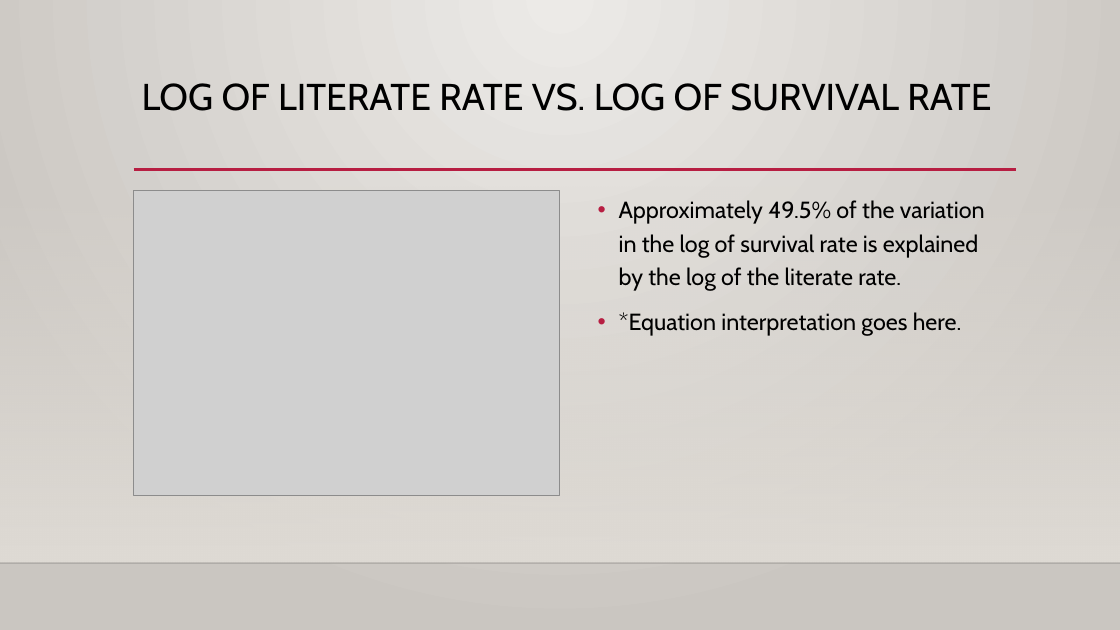
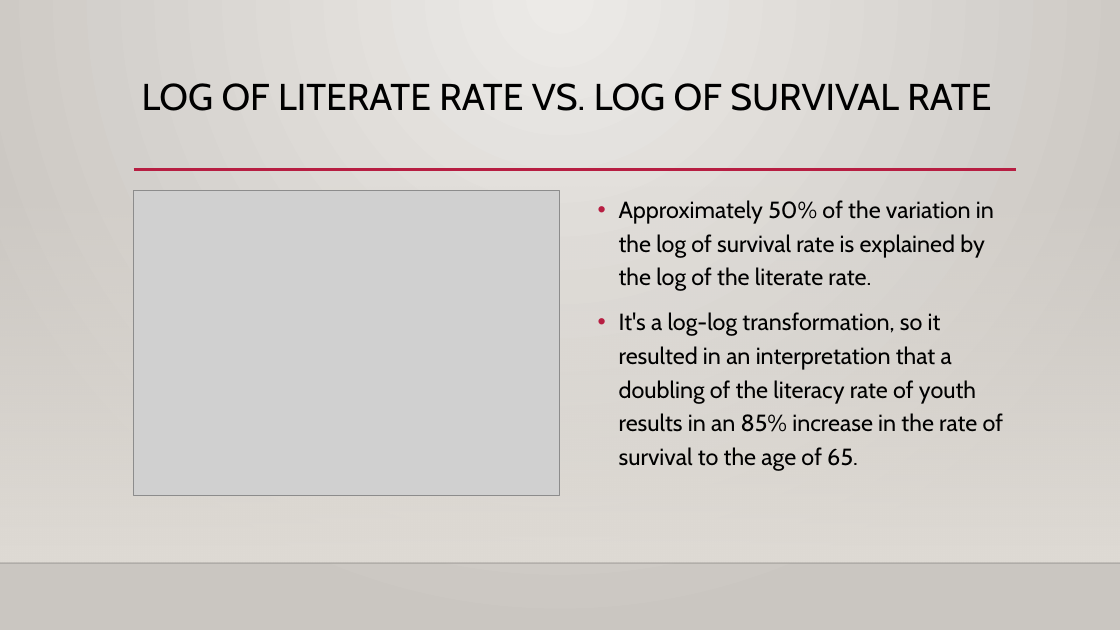
Before and after one commit to daveknockwin/MSDS6306-CS2, a slide deck: slide 10 of Save The Children.pptx. Drawn at 1120x630 pixels with LibreOffice and Linux fonts; fonts in the diff are those of the drawing; grey boxes stand for pictures; background and template pictures are left out. Boxes give left, top, right and bottom in pixels: in the first picture for what was removed or moved away, otherwise in the second. Text is boxed around its words. In the diff, an @@ line names an element or a change of style, - is before the commit and + after.

```diff
--- a/Save The Children.pptx
+++ b/Save The Children.pptx
@@ text at bbox=[619, 200, 1003, 471]: text changed @@
-• Approximately 49.5% of the variation in the log of survival rate is explained by the log of the literate rate.
-• *Equation interpretation goes here.
+• Approximately 50% of the variation in the log of survival rate is explained by the log of the literate rate.
+• It's a log-log transformation, so it resulted in an interpretation that a doubling of the literacy rate of youth results in an 85% increase in the rate of survival to the age of 65.
```
Also in this commit, not shown: 3 other slides changed, 3 slides added, 1 slide removed.
